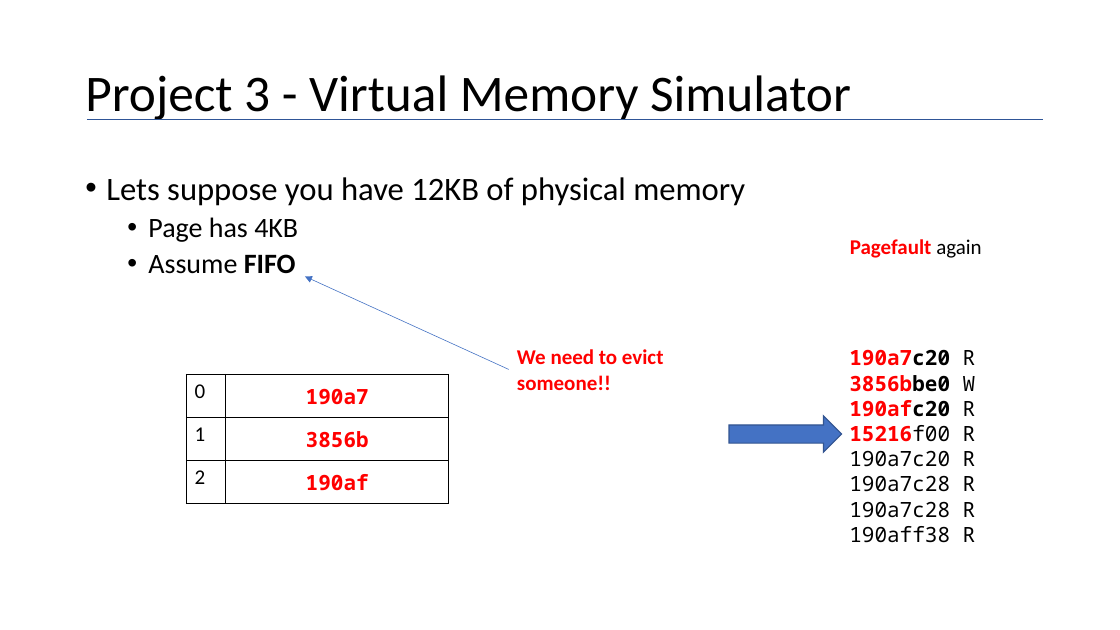
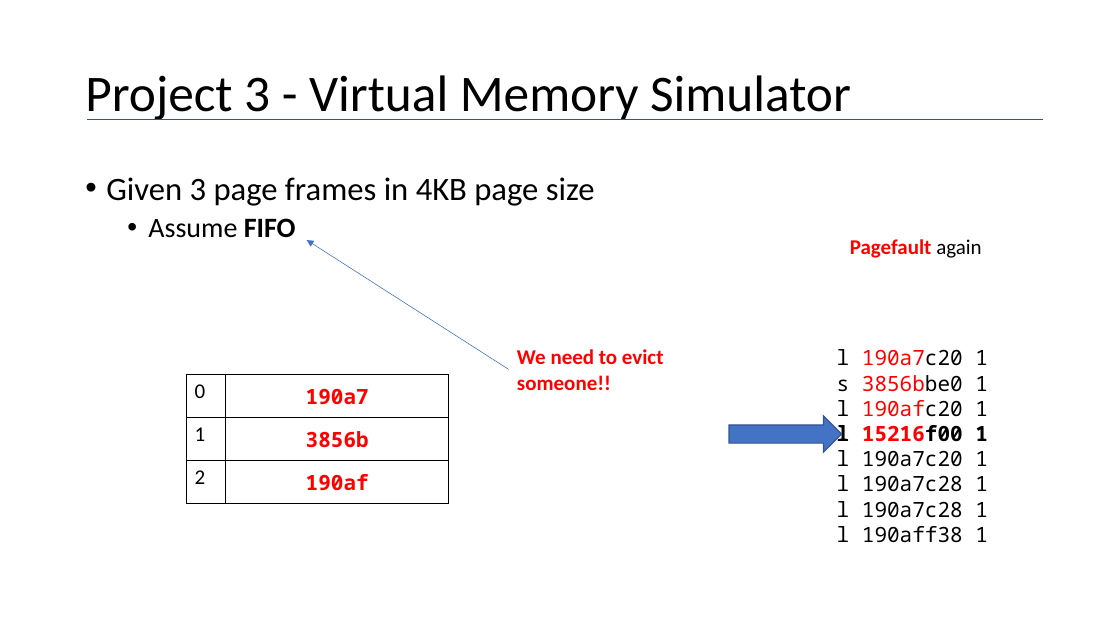
Before and after one commit to maher460/Pitt_CS1550_recitation_materials, a slide deck: slide 8 of week10/cs1550_spring2019_project3.pptx. Drawn at 1120x630 pixels with LibreOffice and Linux fonts; fonts in the diff are those of the drawing. Boxes give left, top, right and bottom in pixels: in the first picture for what was removed or moved away, otherwise in the second. Text is boxed around its words. In the diff, an @@ line names an element or a change of style, - is before the commit and + after.

```diff
--- a/week10/cs1550_spring2019_project3.pptx
+++ b/week10/cs1550_spring2019_project3.pptx
@@ text at [106, 177, 595, 206]: text changed @@
-• Lets suppose you have 12KB of physical memory
-  • Page has 4KB
+• Given 3 page frames in 4KB page size
@@ arrow moved from (509, 370) - (305, 276) to (509, 370) - (307, 240) @@
@@ text at [837, 349, 988, 543]: text changed @@
-190a7c20 R
-3856bbe0 W
-190afc20 R
-15216f00 R
-190a7c20 R
-190a7c28 R
-190a7c28 R
-190aff38 R
+l 190a7c20 1
+s 3856bbe0 1
+l 190afc20 1
+l 15216f00 1
+l 190a7c20 1
+l 190a7c28 1
+l 190a7c28 1
+l 190aff38 1
```
Also in this commit, not shown: 29 other slides changed, 9 slides added, 17 slides removed, 1 other file.
